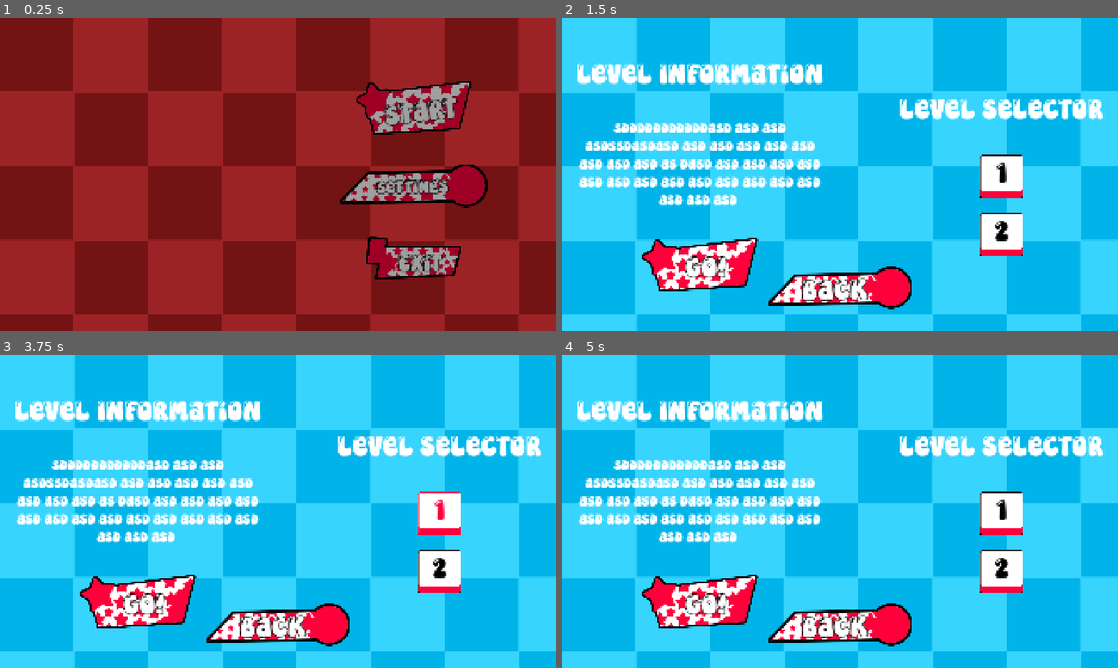
Above: before the commit, frames 1-4 (two rows, left to right).
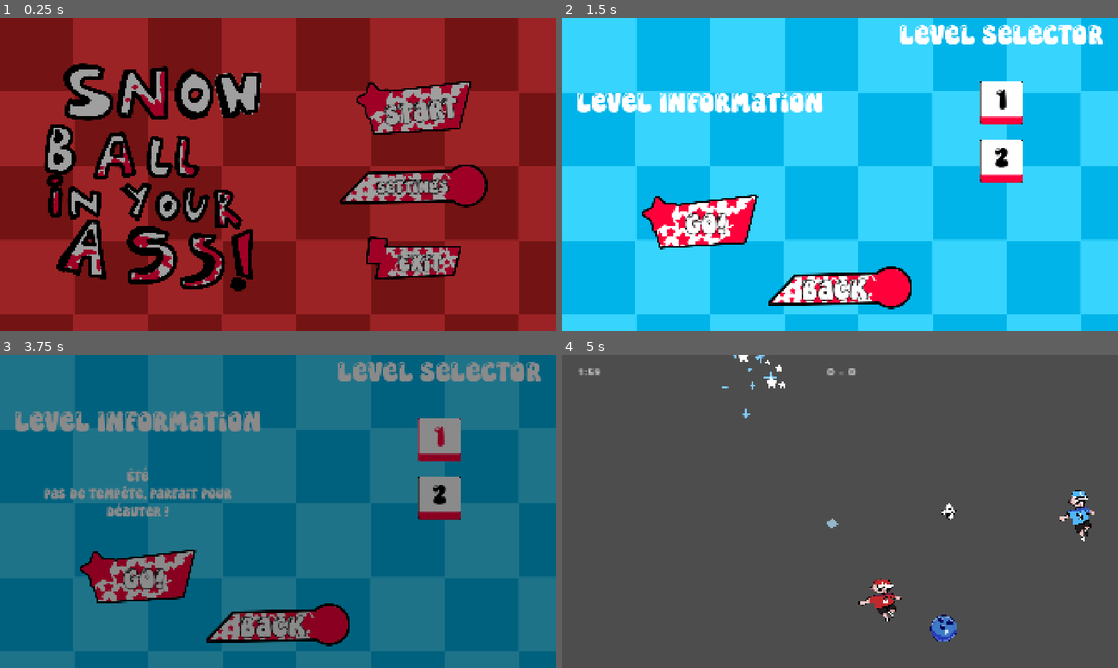
Above: after the commit, the same moments.

Repository: GuiDev-bit/Winter-Game-Jam
Game: Godot game, scene res://scenes/ui/main_menu.tscn
Two runs of this game, one before a commit and one after it. Both use one fixed random seed, a clock stepped at 60 frames per second and the inputs below.
Inputs (mouse positions are in pixels of both pictures, inside the frame that each line leads up to):
- Up to frame 1 (0.25 s): no input
- Up to frame 2 (1.5 s): click "Start" at 0.5 s; click "Back" at 1.25 s
- Up to frame 3 (3.75 s): click "GO!" at 2 s; click "GO!" at 2.75 s; click "1" at 3.5 s
- Up to frame 4 (5 s): tap Enter (ui_accept) at 4.25 s; move the mouse to (962, 495) at 4.27 s; hold D (right) from 4.28 s (still down); click (962, 495) at 4.35 s; tap W (jump) at 4.52 s

The runs differ from the first frame. In frame 1, 13% of the frame differs, in the area x 7-47%, y 14-88%; in frame 2, 20%; in frame 3, 100%; in frame 4, 100%, in the area x 0-100%, y 0-100%.
Error before the commit: Invalid assignment of property or key 'text' with value of type 'String' on a base object of type 'null instance'. (res://script/ui/level_selector.gd:8)

Commit message:
Resolve bugs

Diff:
--- a/scenes/ui/level_selector.tscn
+++ b/scenes/ui/level_selector.tscn
@@ -32,14 +32,13 @@
 [node name="MarginContainer" type="MarginContainer" parent="PanelContainer" unique_id=39185145]
 layout_mode = 2
 theme_override_constants/margin_left = 50
-theme_override_constants/margin_top = 50
 theme_override_constants/margin_right = 50
 theme_override_constants/margin_bottom = 50
 
 [node name="Level Selector" type="VBoxContainer" parent="PanelContainer/MarginContainer" unique_id=348457532]
 layout_mode = 2
 size_flags_horizontal = 8
-size_flags_vertical = 4
+size_flags_vertical = 0
 theme_override_constants/separation = 100
 
 [node name="Label" type="Label" parent="PanelContainer/MarginContainer/Level Selector" unique_id=602746684]
@@ -84,7 +83,6 @@
 [node name="DesciptionLabel" type="Label" parent="PanelContainer/MarginContainer/Level Info" unique_id=760927917]
 layout_mode = 2
 theme_override_font_sizes/font_size = 50
-text = "sdddddddddddasd asd asd asdssdasdasd asd asd asd asd asd asd asd asd as dasd asd asd asd asd asd asd asd asd asd asd asd asd asd asd asd asd "
 horizontal_alignment = 1
 autowrap_mode = 2
 
--- a/scenes/ui/lose_menu.tscn
+++ b/scenes/ui/lose_menu.tscn
@@ -17,17 +17,8 @@
 
 [node name="Panel" type="PanelContainer" parent="." unique_id=446790594]
 layout_mode = 1
-anchors_preset = 8
-anchor_left = 0.5
-anchor_top = 0.5
-anchor_right = 0.5
-anchor_bottom = 0.5
-offset_left = -358.0
-offset_top = -53.5
-offset_right = 358.0
-offset_bottom = 53.5
-grow_horizontal = 2
-grow_vertical = 2
+offset_right = 1917.0
+offset_bottom = 1071.0
 
 [node name="TextureRect" type="TextureRect" parent="Panel" unique_id=499978529]
 layout_mode = 2
--- a/scenes/ui/main_menu.tscn
+++ b/scenes/ui/main_menu.tscn
@@ -6,6 +6,7 @@
 [ext_resource type="Texture2D" uid="uid://vmug3ssx0wcb" path="res://assets/hud/UI_Credits.png" id="2_1g8jr"]
 [ext_resource type="Texture2D" uid="uid://cxhx25ojnwxge" path="res://assets/hud/UI_Quit.png" id="3_m1kxf"]
 [ext_resource type="Texture2D" uid="uid://d0x3efvpepjd0" path="res://assets/hud/Sans_titre_429_20260224145900.png" id="3_uhagc"]
+[ext_resource type="Texture2D" uid="uid://cnhvge7cahmvw" path="res://assets/hud/icon/titre.png" id="7_btxxm"]
 
 [node name="MainMenu" type="Control" unique_id=1296318094]
 layout_mode = 3
@@ -110,6 +111,16 @@
 theme_override_font_sizes/font_size = 80
 text = "Exit"
 
+[node name="TextureRect" type="TextureRect" parent="." unique_id=1492894123]
+layout_mode = 1
+offset_left = 67.000015
+offset_top = 50.000015
+offset_right = 1347.0
+offset_bottom = 1330.0
+scale = Vector2(0.7, 0.7)
+texture = ExtResource("7_btxxm")
+stretch_mode = 2
+
 [connection signal="pressed" from="VBoxContainer/Start" to="." method="_on_start_pressed"]
 [connection signal="pressed" from="VBoxContainer/Settings" to="." method="_on_settings_pressed"]
 [connection signal="pressed" from="VBoxContainer/Exit" to="." method="_on_exit_pressed"]
--- a/script/Ressources/level1.tres
+++ b/script/Ressources/level1.tres
@@ -8,5 +8,4 @@
 level_name = "Été"
 level_description = "Pas de tempête, parfait pour débuter !"
 map_scene = ExtResource("1_po2n0")
-max_storm_level = 0
 metadata/_custom_type_script = "uid://dftm4j2bj838b"
--- a/script/Ressources/level2.tres
+++ b/script/Ressources/level2.tres
@@ -8,6 +8,5 @@
 level_name = "Hiver"
 level_description = "La tempête arrive... bonne chance !"
 map_scene = ExtResource("1_57l3u")
-max_storm_level = 2
 canon_count = 1
 metadata/_custom_type_script = "uid://dftm4j2bj838b"
--- a/script/ball/ball.gd
+++ b/script/ball/ball.gd
@@ -74,7 +74,7 @@
 	#print("collision avec: ", _body.name)
 	var impact_strength = previous_velocity.length() / bounce_force
 	var squash = 1.0 + impact_strength * squash_amount
-	#sprite.scale = Vector2(base_scale.x * squash, base_scale.y / squash)
+	#sprite.scale = Vector2(base_scale.y * squash, base_scale.x / squash)
 
 
 @warning_ignore("unused_parameter")
--- a/script/manager/Stormmanager.gd
+++ b/script/manager/Stormmanager.gd
@@ -14,8 +14,8 @@
 
 # Multiplicateurs de puissance de balle
 var ball_force_multiplier: float = 1.0
-const STORM_MULTIPLIER: float = 1.5
-const EXTREME_MULTIPLIER: float = 2.5
+const STORM_MULTIPLIER: float = 1.2
+const EXTREME_MULTIPLIER: float = 1.5
 
 # 4. Signal pour prévenir les autres scripts (effets visuels, dégâts au joueur, etc.)
 signal storm_state_changed(new_state: StormState)
@@ -63,10 +63,8 @@
 			ball_force_multiplier = 1.0
 		StormState.STORM:
 			ball_force_multiplier = STORM_MULTIPLIER
-			print("Temps écoulé (", time_elapsed, "s) -> La tempête commence (STORM) !")
 		StormState.EXTREME:
 			ball_force_multiplier = EXTREME_MULTIPLIER
-			print("Temps écoulé (", time_elapsed, "s) -> C'est la fin du monde (EXTREME) !")
 
 	# On avertit tout le reste du jeu que la tempête a changé
 	storm_state_changed.emit(current_state)
--- a/script/manager/audio_manager.gd
+++ b/script/manager/audio_manager.gd
@@ -28,6 +28,7 @@
 func play_music(stream: AudioStream) -> void:
 	if music_player.stream == stream and music_player.playing:
 		return
+	stop_music()
 	music_player.stream = stream
 	music_player.play()
 
--- a/script/manager/game_manager.gd
+++ b/script/manager/game_manager.gd
@@ -36,6 +36,7 @@
 	match_time = 0.0
 	match_duration = MatchManager.match_duration
 	current_state = GameState.PLAYING
+	AudioManager.play_game_music()
 	respawn_player()
 	emit_signal("game_started")
 
--- a/script/manager/match_manager.gd
+++ b/script/manager/match_manager.gd
@@ -48,5 +48,7 @@
 	await get_tree().create_timer(1.5).timeout
 	if winner == "left":
 		Transition.change_scene("res://scenes/ui/win_menu.tscn")
+		AudioManager.play_win_music()
 	else:
 		Transition.change_scene("res://scenes/ui/lose_menu.tscn")
+		#AudioManager.
--- a/script/manager/particle_manager.gd
+++ b/script/manager/particle_manager.gd
@@ -27,11 +27,11 @@
 
 func player_hit(pos: Vector2) -> void:
 	spawn(pos, circle_tex, Color(1, 0.2, 0.2), 10, 360)
-	spawn(pos, star_tex, Color(1, 0.5, 0), 6, 360)
+	spawn(pos, star_tex, Color(1, 0.5, 0), 3, 360)
 
 func enemy_hit(pos: Vector2) -> void:
 	spawn(pos, circle_tex, Color(1, 1, 1), 8, 360)
-	spawn(pos, diamond_tex, Color(0.5, 0.8, 1), 6, 360)
+	spawn(pos, diamond_tex, Color(0.5, 0.8, 1), 3, 360)
 
 func ball_hit(pos: Vector2) -> void:
 	spawn(pos, sparkle_tex, Color(1, 1, 0.5), 2, 360)
--- a/script/ui/level_selector.gd
+++ b/script/ui/level_selector.gd
@@ -1,6 +1,6 @@
 extends Control
 
-@onready var description_label : Label = $DescriptionLabel  # adapte le chemin
+@onready var description_label : Label =  $"PanelContainer/MarginContainer/Level Info/DesciptionLabel" # adapte le chemin
 
 func _on_button_pressed() -> void:
 	GameManager.reset()
--- a/script/ui/win_menu.gd
+++ b/script/ui/win_menu.gd
@@ -14,7 +14,7 @@
 
 func _on_play_again_pressed() -> void:
 	GameManager.reset()
-	Transition.change_scene("res://scenes/main/main.tscn")
+	LevelManager.load_level(LevelManager.current_level_data)
 
 func _on_main_menu_pressed() -> void:
 	GameManager.reset()
Binary file added: assets/audio/music/background/Storm/Sky_storm_layer_20260227183640.png
Not shown, added: assets/audio/music/background/Storm/Sky_storm_layer_20260227183640.png.import
Binary file added: assets/audio/music/background/Storm/Sky_storm_layer_20260227183644.png
Not shown, added: assets/audio/music/background/Storm/Sky_storm_layer_20260227183644.png.import
Binary file added: assets/audio/music/background/Storm/Sky_storm_layer_20260227183647.png
Not shown, added: assets/audio/music/background/Storm/Sky_storm_layer_20260227183647.png.import
Binary file added: assets/audio/music/background/Storm/Sky_storm_layer_20260227183650.png
Not shown, added: assets/audio/music/background/Storm/Sky_storm_layer_20260227183650.png.import
Binary file added: assets/audio/music/background/Storm/Sky_storm_layer_20260227183652.png
Not shown, added: assets/audio/music/background/Storm/Sky_storm_layer_20260227183652.png.import
Binary file added: assets/hud/icon/Sans_titre_428_20260225221305.png
Not shown, added: assets/hud/icon/Sans_titre_428_20260225221305.png.import
(and 16 more such lines)
